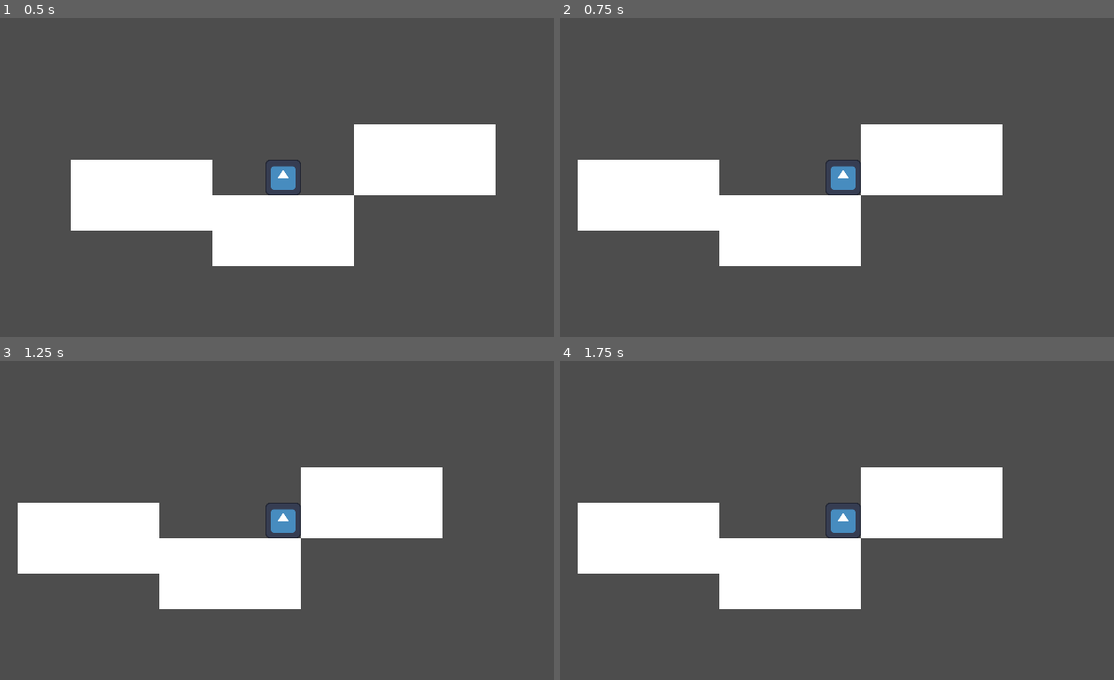
Above: before the commit, frames 1-4 (two rows, left to right).
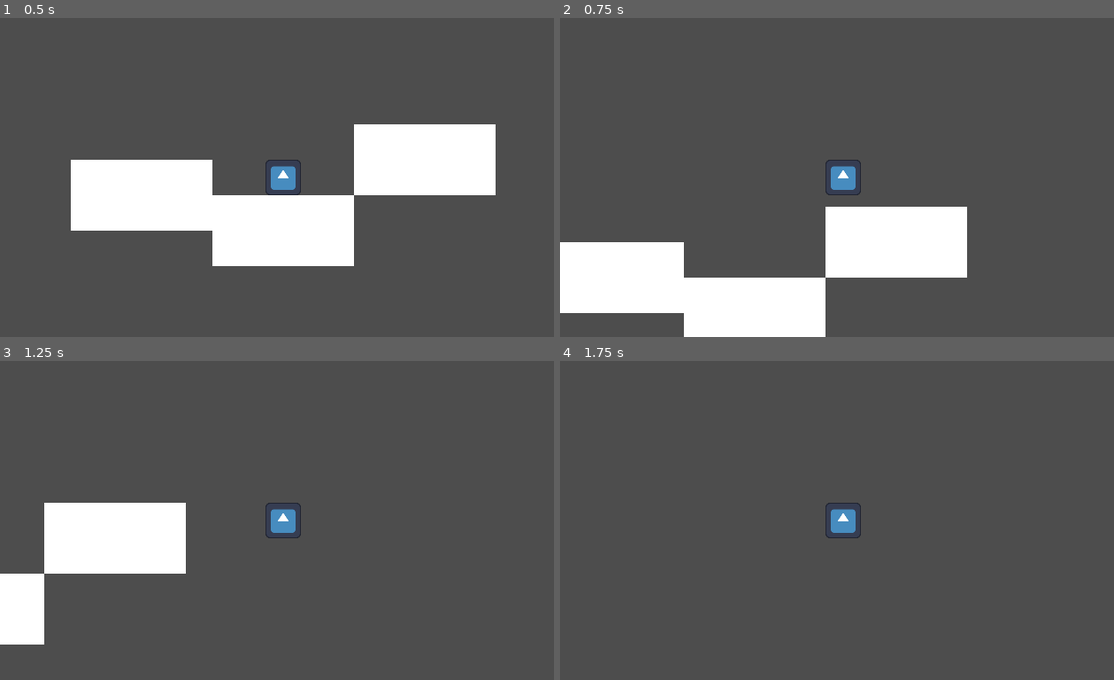
Above: after the commit, the same moments.

Repository: FoxParadeAFK/Lappland-Legato
Game: Godot game, scene res://scenes/tests/test_player_scene.tscn
Same seed, same stepped clock (60 frames per second), same inputs: the game is played once before the commit and once after it. The engine's default icon, where the game draws it, is replaced by a stand-in: a white triangle on a blue panel in a dark square.
Inputs:
- Up to frame 1 (0.5 s): no input
- Up to frame 2 (0.75 s): tap Enter (ui_accept) at 0.5, 0.6 s; hold Right (ui_right) from 0.53 s (still down)
- Up to frame 3 (1.25 s): keep holding Right (ui_right); tap Enter (ui_accept) at 0.77, 1.07 s
- Up to frame 4 (1.75 s): keep holding Right (ui_right); tap Enter (ui_accept) at 1.35, 1.52 s

Frame 1 is identical in both runs. In frame 2, 30% of the frame differs, in the area x 0-80%, y 33-100%; in frame 3, 14%; in frame 4, 17%.

Commit message:
Basic jump state

Diff:
--- a/lappland-legato/scenes/player.tscn
+++ b/lappland-legato/scenes/player.tscn
@@ -5,6 +5,7 @@
 [ext_resource type="Script" uid="uid://de4rdjxux7a4l" path="res://scripts/player/player.gd" id="1_qhqgy"]
 [ext_resource type="Script" uid="uid://dw7a62b0iws4u" path="res://scripts/player/move_state.gd" id="3_dqkch"]
 [ext_resource type="Script" uid="uid://bie5yf1xs8qig" path="res://scripts/player/in_air_state.gd" id="4_qlg0r"]
+[ext_resource type="Script" uid="uid://bcbreom0268qj" path="res://scripts/player/jump_state.gd" id="5_tuyoq"]
 
 [sub_resource type="RectangleShape2D" id="RectangleShape2D_3vyb7"]
 size = Vector2(8, 8)
@@ -26,6 +27,10 @@
 script = ExtResource("4_qlg0r")
 metadata/_custom_type_script = "uid://bie5yf1xs8qig"
 
+[node name="JumpState" type="Node2D" parent="FiniteStateMachine" unique_id=672199500]
+script = ExtResource("5_tuyoq")
+metadata/_custom_type_script = "uid://bcbreom0268qj"
+
 [node name="Sprite2D" type="Sprite2D" parent="." unique_id=2004009879]
 scale = Vector2(0.0625, 0.0625)
 texture = ExtResource("1_3vyb7")
--- a/lappland-legato/scripts/player/idle_state.gd
+++ b/lappland-legato/scripts/player/idle_state.gd
@@ -5,6 +5,7 @@
 
 func physics_update(_delta: float) -> void:
 	if player.horizontal_input != 0: player.transition_state(player.move_state)
+	elif player.vertical_input and player.is_on_floor(): player.transition_state(player.jump_state)
 	elif not player.is_on_floor(): player.transition_state(player.in_air_state)
 
 func exit() -> void: pass
--- /dev/null
+++ b/lappland-legato/scripts/player/jump_state.gd
@@ -0,0 +1,15 @@
+class_name JumpState extends State
+
+var has_jumped: bool
+
+func enter() -> void:
+	has_jumped = false
+
+	player.velocity.y = -player.VERTICAL_VELOCITY
+
+	has_jumped = true
+
+func physics_update(_delta: float) -> void:
+	if has_jumped: player.transition_state(player.in_air_state)
+
+func exit() -> void: pass
--- a/lappland-legato/scripts/player/move_state.gd
+++ b/lappland-legato/scripts/player/move_state.gd
@@ -6,6 +6,7 @@
 	player.velocity.x = player.horizontal_input * player.HORIZONTAL_VELOCITY
 
 	if player.horizontal_input == 0: player.transition_state(player.idle_state)
+	elif player.vertical_input and player.is_on_floor(): player.transition_state(player.jump_state)
 	elif not player.is_on_floor(): player.transition_state(player.in_air_state)
 
 func exit() -> void: pass
--- a/lappland-legato/scripts/player/player.gd
+++ b/lappland-legato/scripts/player/player.gd
@@ -4,6 +4,7 @@
 var idle_state: IdleState
 var move_state: MoveState
 var in_air_state: InAirState
+var jump_state: JumpState
 func transition_state(_transitioning_state: State) -> void:
 	if current_state != null: current_state.exit()
 
@@ -16,17 +17,20 @@
 	if state != null: state.engage(self, _animation_name)
 
 	return state
-enum {HORIZONTAL_VELOCITY = 100, GRAVITY = 650}
+enum {HORIZONTAL_VELOCITY = 100, VERTICAL_VELOCITY = 140, GRAVITY = 650}
 var horizontal_input: float
+var vertical_input: bool
 
 func _ready() -> void:
 	idle_state = get_state("FiniteStateMachine/IdleState", "idle")
 	move_state = get_state("FiniteStateMachine/MoveState", "move")
 	in_air_state = get_state("FiniteStateMachine/InAirState", "in air")
+	jump_state = get_state("FiniteStateMachine/JumpState", "jump")
 	transition_state(idle_state)
 
 func _physics_process(_delta: float) -> void:
 	horizontal_input = Input.get_axis("ui_left", "ui_right")
+	vertical_input = Input.is_action_just_pressed("ui_accept")
 	current_state.physics_update(_delta)
 
 	move_and_slide()
Not shown, added: lappland-legato/scripts/player/jump_state.gd.uid
